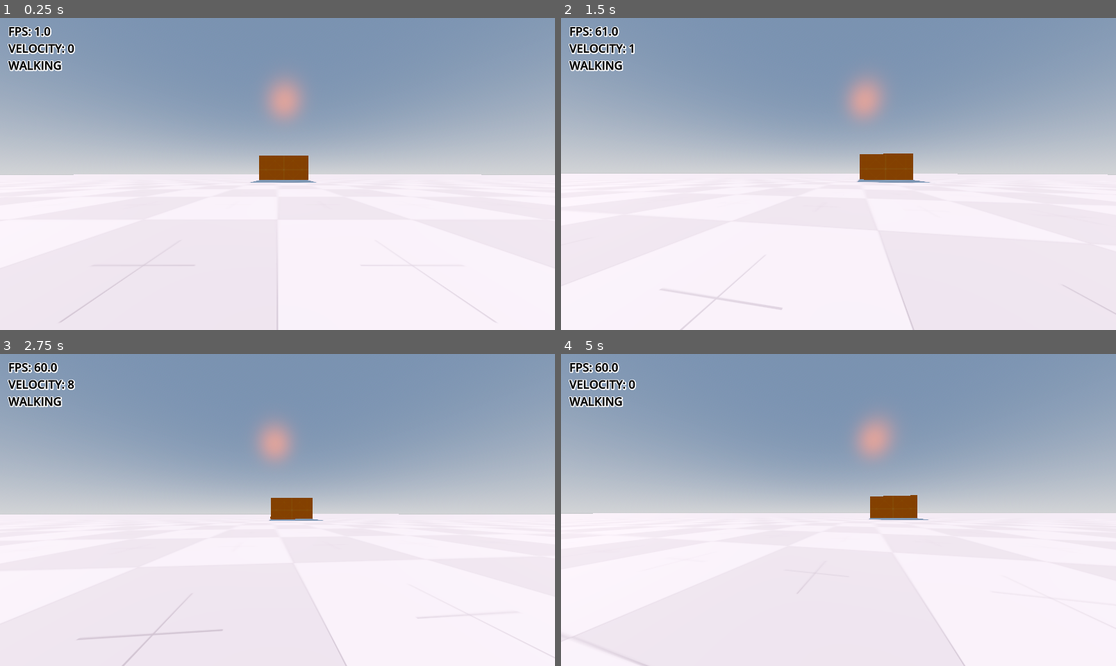
Above: before the commit, frames 1-4 (two rows, left to right).
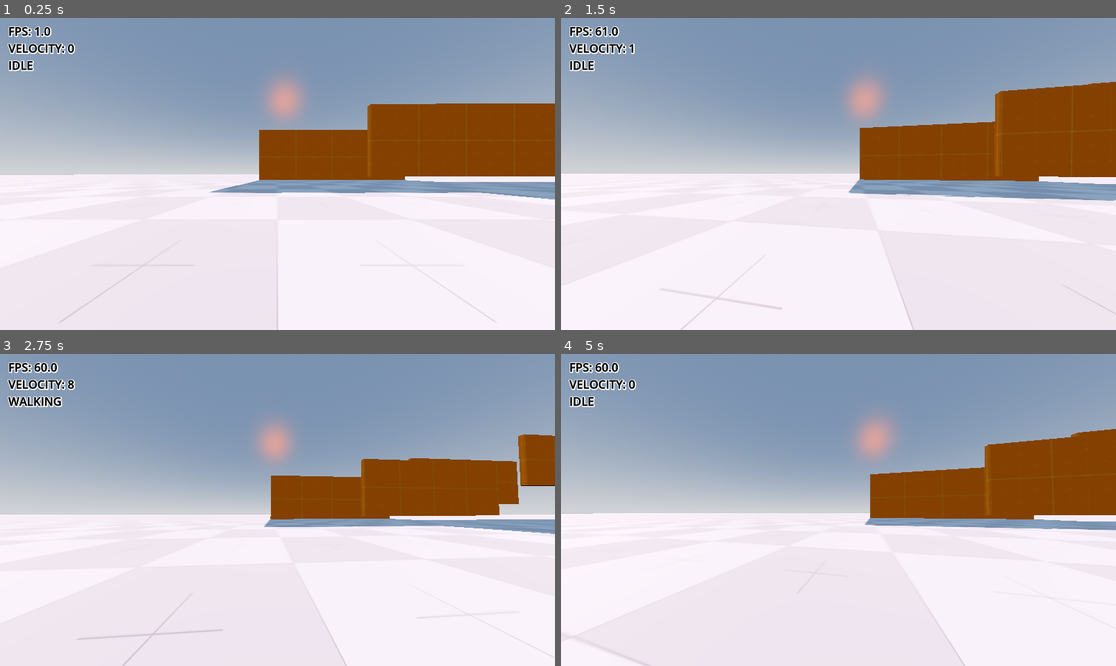
Above: after the commit, the same moments.

Repository: juliasinger1980-alt/3D-FP-Parkour
Game: Godot game, scene res://scenes/world.tscn
Same seed, same stepped clock (60 frames per second), same inputs: the game is played once before the commit and once after it.
Inputs (mouse positions are in pixels of both pictures, inside the frame that each line leads up to):
- Up to frame 1 (0.25 s): no input
- Up to frame 2 (1.5 s): move the mouse to (866, 174) at 0.52 s; hold A (A) 0.53-1.28 s; tap D (D) at 0.8, 1.35 s; move the mouse to (810, 174) at 1.27 s
- Up to frame 3 (2.75 s): tap G (G) at 1.55, 2.1 s; move the mouse to (288, 503) at 2.02 s; hold S (S) from 2.03 s (still down)
- Up to frame 4 (5 s): move the mouse to (832, 516) at 2.77 s; release S (S) at 2.78 s; tap S (S) at 2.85 s; tap Space (Space) at 3.05, 3.6 s; move the mouse to (877, 513) at 3.52 s; tap T (T) at 3.8, 4.35 s; tap Enter at 4.25 s; move the mouse to (794, 506) at 4.27 s; tap W (W) at 4.55 s

The runs differ from the first frame. In frame 1, 13% of the frame differs, in the area x 1-100%, y 13-59%; in frame 2, 13%; in frame 3, 9.1%; in frame 4, 10%.

Commit message:
wallrun 99%

Diff:
--- a/scenes/player.tscn
+++ b/scenes/player.tscn
@@ -7,6 +7,7 @@
 [sub_resource type="CapsuleMesh" id="CapsuleMesh_3vyb7"]
 
 [sub_resource type="SystemFont" id="SystemFont_3vyb7"]
+subpixel_positioning = 0
 
 [sub_resource type="LabelSettings" id="LabelSettings_3vyb7"]
 font = SubResource("SystemFont_3vyb7")
@@ -34,6 +35,14 @@
 transform = Transform3D(1, 0, 0, 0, 1, 0, 0, 0, 1, 0, 0.7, 0)
 fov = 90.0
 
+[node name="WallcheckL" type="RayCast3D" parent="CharacterBody3D" unique_id=32309799]
+transform = Transform3D(-4.371139e-08, 1, 0, -1, -4.371139e-08, 0, 0, 0, 1, 0, 0.3, 0)
+target_position = Vector3(0, -1.3, 0)
+
+[node name="WallcheckR" type="RayCast3D" parent="CharacterBody3D" unique_id=117939451]
+transform = Transform3D(-4.371139e-08, -1, 0, 1, -4.371139e-08, 0, 0, 0, 1, 0, 0.3, 0)
+target_position = Vector3(0, -1.3, 0)
+
 [node name="UI" type="Node" parent="." unique_id=375504343]
 
 [node name="Transform_repl" type="Node2D" parent="UI" unique_id=872169563]
--- a/scenes/world.tscn
+++ b/scenes/world.tscn
@@ -45,9 +45,27 @@
 [node name="obstacles" type="Node3D" parent="." unique_id=1813605474]
 
 [node name="CSGBox3D" type="CSGBox3D" parent="obstacles" unique_id=39655299]
-transform = Transform3D(1, 0, 0, 0, 1, 0, 0, 0, 1, 1.7556486, 3.3702059, -37.53407)
+transform = Transform3D(1, 0, 0, 0, 1, 0, 0, 0, 1, 15.105327, 6.92597, -37.53407)
 use_collision = true
-size = Vector3(13.648987, 7.9765396, 1)
+size = Vector3(40.348343, 15.088068, 1)
+material = SubResource("StandardMaterial3D_71j4m")
+
+[node name="CSGBox3D2" type="CSGBox3D" parent="obstacles" unique_id=495110865]
+transform = Transform3D(1, 0, 0, 0, 1, 0, 0, 0, 1, 39.634243, 9.232536, -28.59517)
+use_collision = true
+size = Vector3(40.348343, 15.088068, 1)
+material = SubResource("StandardMaterial3D_71j4m")
+
+[node name="CSGBox3D3" type="CSGBox3D" parent="obstacles" unique_id=1320996555]
+transform = Transform3D(1, 0, 0, 0, 1, 0, 0, 0, 1, 61.786823, 13.162519, -35.63807)
+use_collision = true
+size = Vector3(40.348343, 15.088068, 1)
+material = SubResource("StandardMaterial3D_71j4m")
+
+[node name="CSGBox3D4" type="CSGBox3D" parent="obstacles" unique_id=875520311]
+transform = Transform3D(1, 0, 0, 0, 1, 0, 0, 0, 1, 89.79416, 18.124998, -28.634066)
+use_collision = true
+size = Vector3(40.348343, 15.088068, 1)
 material = SubResource("StandardMaterial3D_71j4m")
 
 [node name="visuals" type="Node3D" parent="." unique_id=1477433064]
--- a/scripts/player.gd
+++ b/scripts/player.gd
@@ -2,14 +2,16 @@
 
 @onready var camera: Camera3D = $head/Camera3D
 @onready var head: Node3D = $head
+
+@onready var wallcheck_l: RayCast3D = $WallcheckL
+@onready var wallcheck_r: RayCast3D = $WallcheckR
 
 @onready var fps_label: Label = $"../UI/Transform_repl/VBoxContainer/FPS"
 @onready var velocity_label: Label = $"../UI/Transform_repl/VBoxContainer/Velocity"
 @onready var sprint_toggle_label: Label = $"../UI/Transform_repl/VBoxContainer/Sprint_toggle"
 
-
 #GRAVITY
-var gravity_player := 40
+var gravity_player := 50
 
 #WASD_MOVEMENT
 var move_input: Vector2
@@ -22,7 +24,7 @@
 var accel := 12.0
 
 #JUMP
-var sprungstaerke := 15.0
+var sprungstaerke := 20.0
 var air_control_mult := 0.2
 var air_speed_incr := 4
 var sprungbuffertimer := 0.150
@@ -56,10 +58,27 @@
 var slide_control_mult := 0.2
 var sliding_cam_offset := 0.6
 var sliding_cam_lerp_str := 8.0
-var ground_pound_speed := 15
+var ground_pound_speed := 20.0
 var slide_cooldown := 0.200
 @onready var sliding_cam_pos = original_cam_pos - Vector3(0, sliding_cam_offset, 0)
 @onready var slide_cooldown_max = slide_cooldown
+
+#WALLRUN
+var wallrunningL := false
+var wallrunningR := false
+var wallrun_boost := 4.0
+var target_speed_wallrun := 25.0
+var wall_dir: Vector3
+var wall_L_normal: Vector3
+var wall_R_normal: Vector3
+var sway_amount_deg_wallrunning := 4.0
+var wallrun_lerp_str := 3.0
+var gravity_wallrun := 28
+var min_wallrun_speed := 4
+var wallrun_jump_off_boost := 8
+var wallrun_jump_off_str := 20
+var just_wallran_L := false
+var just_wallran_R := false
 
 #DEBUGGING
 var fliegend := false
@@ -92,10 +111,12 @@
 	cur_speed_set(delta)
 	vel_x_z_set(delta)
 	slide_ground_pound(delta)
+	wallrun(delta)
 	Debugging(delta)
 	Label_text(delta)
+	get_state()
 	move_and_slide()
-	print(walking_fov_cooldown)
+	#print(velocity.y)
 
 func WASD_Movement(delta):
 	dir = Vector3.ZERO
@@ -126,24 +147,30 @@
 		max_speed = target_speed_gehen
 
 func cur_speed_set(delta):
-	if sliding:
-		cur_speed *= slide_dampening
-		cur_speed = lerp(cur_speed, max_speed * dir, accel * delta * slide_control_mult)
-	elif not is_on_floor():
-		cur_speed = lerp(cur_speed, (max_speed + air_speed_incr) * dir, accel * delta * air_control_mult)
-	else:
-		cur_speed = lerp(cur_speed, max_speed * dir, accel * delta)
+	if not wallrunningL and not wallrunningR:
+		if sliding:
+			cur_speed *= slide_dampening
+			cur_speed = lerp(cur_speed, max_speed * dir, accel * delta * slide_control_mult)
+		elif not is_on_floor():
+			cur_speed = lerp(cur_speed, (max_speed + air_speed_incr) * dir, accel * delta * air_control_mult)
+		else:
+			cur_speed = lerp(cur_speed, max_speed * dir, accel * delta)
 
 func vel_x_z_set(delta):
-	velocity.x = cur_speed.x
-	velocity.z = cur_speed.z
+	if not wallrunningL and not wallrunningR:
+		velocity.x = cur_speed.x
+		velocity.z = cur_speed.z
 
 func grav(delta):
 	if not fliegend:
-		if not is_on_floor():
+		if wallrunningL or wallrunningR:
+			velocity.y -= gravity_wallrun * delta
+		elif not is_on_floor():
 			velocity.y -= gravity_player * delta
 
 func springen(delta):
+	if wallrunningL or wallrunningR:
+		return
 	if Input.is_action_just_pressed("Space"):
 		sprungbuffertimer = 0.150
 
@@ -164,6 +191,9 @@
 		koyotebuffertimer = 0
 
 func slide_ground_pound(delta):
+	if wallrunningL or wallrunningR:
+		return
+
 	if Input.is_action_just_pressed("Ctrl") and (
 		not is_on_floor()
 		or (slide_cooldown == 0 and move_input != Vector2.ZERO)):
@@ -172,6 +202,7 @@
 			velocity.y -= ground_pound_speed
 		cur_speed = sliding_speed * dir
 		sliding = true
+
 	if sliding:
 		if Input.is_action_just_released("Ctrl") or cur_speed.length() <= min_slide_speed:
 			slide_cooldown = slide_cooldown_max
@@ -184,23 +215,96 @@
 	slide_cooldown -= delta
 	slide_cooldown = clamp(slide_cooldown, 0, slide_cooldown_max)
 
+func wallrun(delta):
+	if (not just_wallran_L) and ((not wallrunningL and not wallrunningR) and (not is_on_floor() and wallcheck_l.is_colliding())):
+		wall_L_normal = wallcheck_l.get_collision_normal()
+		wall_dir = Vector3.UP.cross(wallcheck_l.get_collision_normal().normalized())
+		if velocity.dot(wall_dir) < 0:
+			wall_dir = -wall_dir
+		if cur_speed.length() > min_wallrun_speed:
+			cur_speed = cur_speed + wallrun_boost * wall_dir
+			if velocity.y < 2:
+				velocity.y = 6
+			wallrunningL = true
+
+	if (not just_wallran_R) and ((not wallrunningL and not wallrunningR) and (not is_on_floor() and wallcheck_r.is_colliding())):
+		wall_R_normal = wallcheck_r.get_collision_normal()
+		wall_dir = Vector3.UP.cross(wallcheck_r.get_collision_normal().normalized())
+		if velocity.dot(wall_dir) < 0:
+			wall_dir = -wall_dir
+		if cur_speed.length() > min_wallrun_speed:
+			cur_speed = cur_speed + wallrun_boost * wall_dir
+			if velocity.y < 2:
+				velocity.y = 6
+			wallrunningR = true
+
+	#print("VEL: ", " X: ", int(velocity.x), " Z: ",  int(velocity.z))
+	#print("CUR_S", cur_speed)
+	#print(wallcheck_r.is_colliding())
+
+	if wallrunningL:
+		if Input.is_action_just_pressed("Space"):
+			wallrunningL = false
+			velocity.x += (wallrun_jump_off_boost * dir).x
+			velocity.z += (wallrun_jump_off_boost * dir).z
+			velocity.y = wallrun_jump_off_str
+			just_wallran_L = true
+			just_wallran_R = false
+		if not wallcheck_l.is_colliding() or is_on_floor() or cur_speed.length() < min_wallrun_speed:
+			just_wallran_L = true
+			just_wallran_R = false
+			wallrunningL = false
+		if velocity.length() < target_speed_wallrun:
+			velocity.x = lerp(velocity.x , target_speed_wallrun * wall_dir.x, wallrun_lerp_str * delta)
+			velocity.z = lerp(velocity.z , target_speed_wallrun * wall_dir.z, wallrun_lerp_str * delta)
+		cur_speed.x = velocity.x
+		cur_speed.z = velocity.z
+		camera.rotation.z = lerp(camera.rotation.z, orig_cam_rot.z - deg_to_rad(sway_amount_deg_wallrunning), sway_lerp_str*delta)
+
+	if wallrunningR:
+		if Input.is_action_just_pressed("Space"):
+			wallrunningR = false
+			velocity.x += (wallrun_jump_off_boost * dir).x
+			velocity.z += (wallrun_jump_off_boost * dir).z
+			velocity.y = wallrun_jump_off_str
+			just_wallran_R = true
+			just_wallran_L = false
+		if not wallcheck_r.is_colliding() or is_on_floor() or cur_speed.length() < min_wallrun_speed:
+			just_wallran_R = true
+			just_wallran_L = false
+			wallrunningR = false
+		if velocity.length() < target_speed_wallrun:
+			velocity.x = lerp(velocity.x , target_speed_wallrun * wall_dir.x, wallrun_lerp_str * delta)
+			velocity.z = lerp(velocity.z , target_speed_wallrun * wall_dir.z, wallrun_lerp_str * delta)
+		cur_speed.x = velocity.x
+		cur_speed.z = velocity.z
+		camera.rotation.z = lerp(camera.rotation.z, orig_cam_rot.z + deg_to_rad(sway_amount_deg_wallrunning), sway_lerp_str*delta)
+
+	if is_on_floor():
+		just_wallran_L = false
+		just_wallran_R = false
+
 func cam_sway(delta):
-	if move_input.x > 0:
-		if sprinting:
-			camera.rotation.z = lerp(camera.rotation.z, orig_cam_rot.z - deg_to_rad(sway_amount_deg_sprint), sway_lerp_str*delta)
+	if not wallrunningL and not wallrunningR:
+		if move_input.x > 0:
+			if sprinting:
+				camera.rotation.z = lerp(camera.rotation.z, orig_cam_rot.z - deg_to_rad(sway_amount_deg_sprint), sway_lerp_str*delta)
+			else:
+				camera.rotation.z = lerp(camera.rotation.z, orig_cam_rot.z - deg_to_rad(sway_amount_deg_walk), sway_lerp_str*delta)
+
+		elif move_input.x < 0:
+			if sprinting:
+				camera.rotation.z = lerp(camera.rotation.z, orig_cam_rot.z + deg_to_rad(sway_amount_deg_sprint), sway_lerp_str*delta)
+			else:
+				camera.rotation.z = lerp(camera.rotation.z, orig_cam_rot.z + deg_to_rad(sway_amount_deg_walk), sway_lerp_str*delta)
+
 		else:
-			camera.rotation.z = lerp(camera.rotation.z, orig_cam_rot.z - deg_to_rad(sway_amount_deg_walk), sway_lerp_str*delta)
-
-	elif move_input.x < 0:
-		if sprinting:
-			camera.rotation.z = lerp(camera.rotation.z, orig_cam_rot.z + deg_to_rad(sway_amount_deg_sprint), sway_lerp_str*delta)
-		else:
-			camera.rotation.z = lerp(camera.rotation.z, orig_cam_rot.z + deg_to_rad(sway_amount_deg_walk), sway_lerp_str*delta)
-
-	else:
-		camera.rotation.z = lerp(camera.rotation.z, orig_cam_rot.z, sway_lerp_str*delta)
+			camera.rotation.z = lerp(camera.rotation.z, orig_cam_rot.z, sway_lerp_str*delta)
 
 func cam_fov_set(delta):
+	if wallrunningL or wallrunningR:
+		camera.fov = lerp(camera.fov, fov_sliding, cam_fov_lerp_str*delta)
+		return
 	if sliding:
 		if move_input != Vector2.ZERO:
 			camera.fov = lerp(camera.fov, fov_sliding, cam_fov_lerp_str*delta)
@@ -220,7 +324,19 @@
 func Label_text(delta):
 	fps_label.text = "FPS: " + str(Engine.get_frames_per_second())
 	velocity_label.text = "VELOCITY: " + str(int(velocity.length()))
-	sprint_toggle_label.text = "SPRINTING" if sprinting else "WALKING"
+	sprint_toggle_label.text = get_state()
+
+func get_state() -> String:
+	if wallrunningL or wallrunningR:
+		return "WALLRUNNING"
+	elif sliding:
+		return "SLIDING"
+	elif sprinting:
+		return "SPRINTING"
+	elif move_input != Vector2.ZERO:
+		return "WALKING"
+	else:
+		return "IDLE"
 
 func Debugging(delta):
 	#NO-GRAV modus (T)
